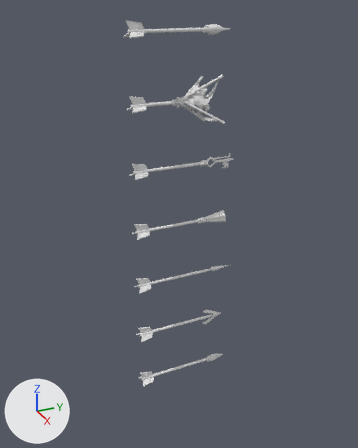
The glTF model Models/arrows.glb: old version first, new version second.
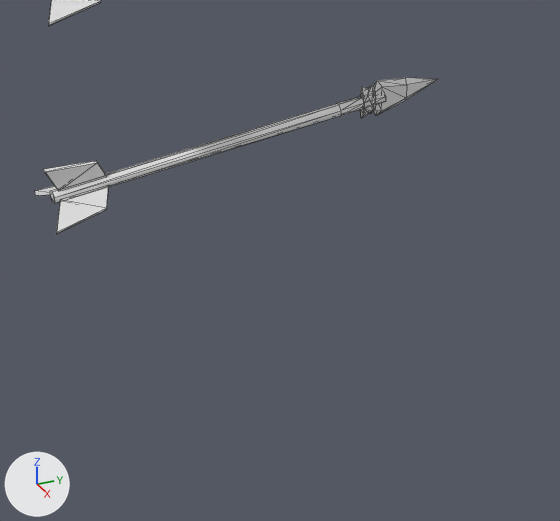
Old and new are each drawn whole from a camera (50 mm lens) standing at (3.41, -1.71, 2.21) and looking at (-0.1, -0.13, 0.45) and again close up on the part from 37% to 70% of the width and 75% to 100% of the height. Lighting does not change. The marker at lower left points along +X, +Y and +Z. The older version's two pictures come first. The close-ups show mesh edges as thin lines.

The first close-up shows 'arrow-blade', 'arrow-enemy'.
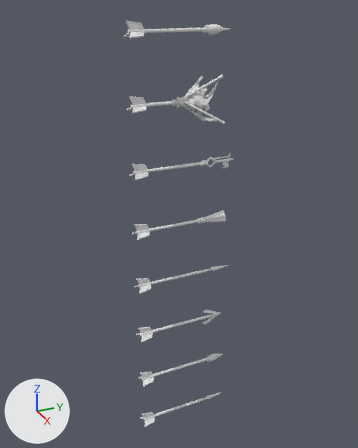
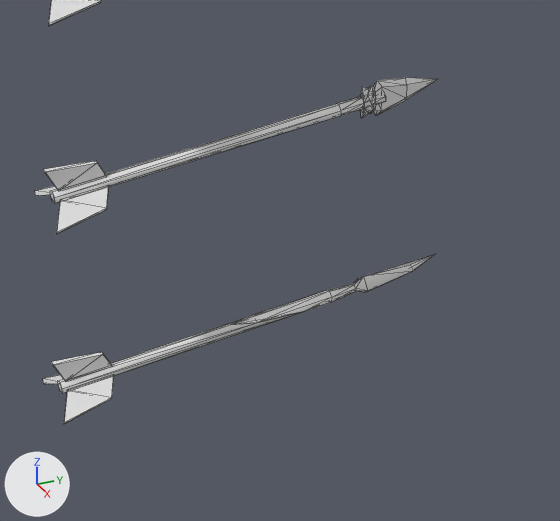
What the commit changed:
Mesh me_arrow_broken_2 is new.
It has 26 vertices, 48 faces and spans x -0.022..0.022, y -0.296..0.197, z -0.024..0.024.
Mesh me_arrow_broken_1 is new.
It has 36 vertices, 50 faces and spans x -0.064..0.064, y -0.315..0.309, z -0.04..0.071.
Object 'arrow-broken-2' (ob_arrow_broken_2) is new; it shows me_arrow_broken_2.
Its location is (0.0, 0.13, -1.5).
Object 'arrow-broken-1' (ob_arrow_broken_1) is new; it shows me_arrow_broken_1.
Its location is (0.0, -0.25, -1.5).

What differs and where, as boxes [x1, y1, x2, y2] in the close-ups (560 x 521 px):
'arrow-broken-1', added
    after: [43, 312, 301, 424]
'arrow-broken-2', added
    after: [231, 254, 435, 325]
